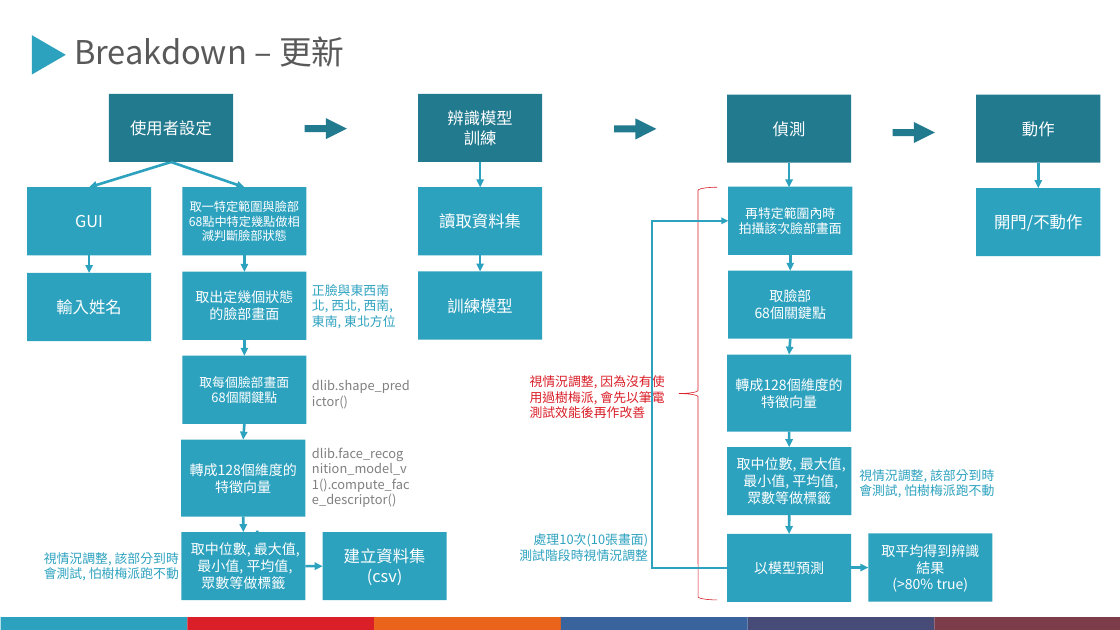
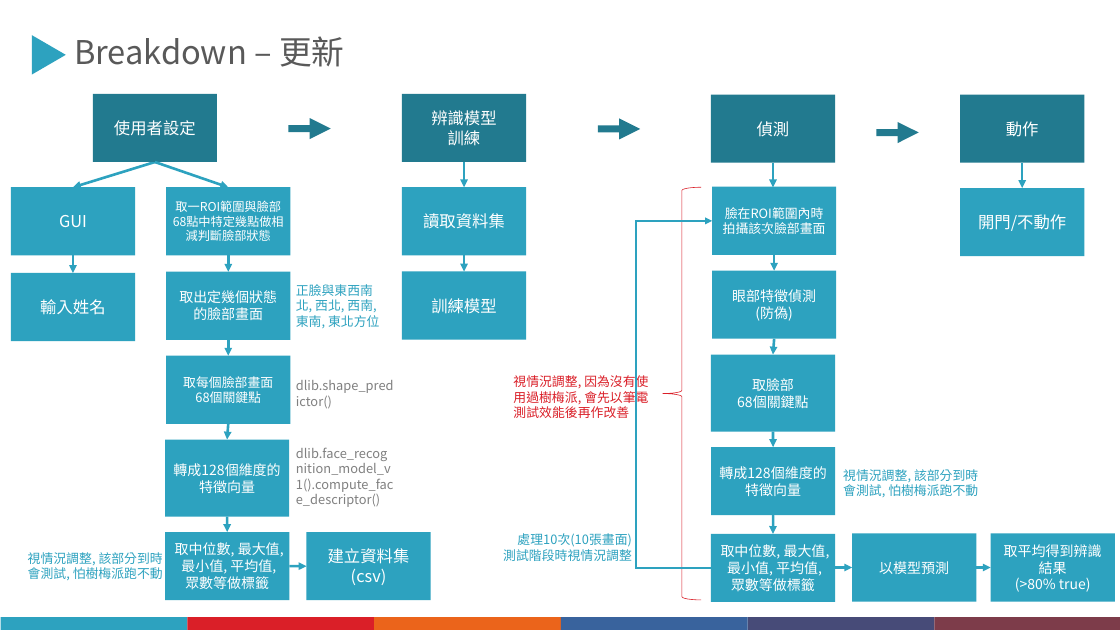
Before and after one commit to JiangXiu01/1091-EmbeddedImageProcessing, a slide deck: slide 6 of 期中報告/1092嵌入式影像_期中報告202105211327.pptx (slide 7 before the commit). Drawn at 1120x630 pixels with LibreOffice and Linux fonts; fonts in the diff are those of the drawing. Boxes give left, top, right and bottom in pixels: in the first picture for what was removed or moved away, otherwise in the second. Text is boxed around its words. In the diff, an @@ line names an element or a change of style, - is before the commit and + after.

```diff
--- a/期中報告/1092嵌入式影像_期中報告202105211327.pptx
+++ b/期中報告/1092嵌入式影像_期中報告202105211327.pptx
@@ 20 arrows, 16 rectangles, 7 texts, 1 left brace, 1 elbow arrow: place and size @@
-20 arrows, 16 rectangles, 7 texts, 1 left brace, 1 elbow arrow at [27, 94, 1101, 600]
+20 arrows, 16 rectangles, 7 texts, 1 left brace, 1 elbow arrow at [11, 94, 1085, 600]
@@ text in rectangle at [175, 200, 281, 212]: text changed @@
-取一特定範圍與臉部68點中特定幾點做相減判斷臉部狀態
+取一ROI範圍與臉部68點中特定幾點做相減判斷臉部狀態
@@ text in rectangle at [725, 207, 824, 219]: text changed @@
-再特定範圍內時
+臉在ROI範圍內時
@@ rectangle added at [712, 271, 837, 339], fill #2DA2BF, 12 pt, text #FFFFFF @@
+眼部特徵偵測
+(防偽)
@@ rectangle "取臉部": place and size @@
-rectangle "取臉部" at [728, 271, 853, 339]
+rectangle "取臉部" at [711, 355, 835, 432]
@@ rectangle "轉成128個維度的特徵向量": place and size @@
-rectangle "轉成128個維度的特徵向量" at [728, 355, 852, 432]
+rectangle "轉成128個維度的特徵向量" at [711, 447, 835, 515]
@@ arrow removed from (257, 531) to (257, 546) @@
@@ rectangle "取中位數, 最大值, 最小值, 平均值, 眾數等做標籤": place and size @@
-rectangle "取中位數, 最大值, 最小值, 平均值, 眾數等做標籤" at [728, 447, 852, 515]
+rectangle "取中位數, 最大值, 最小值, 平均值, 眾數等做標籤" at [711, 534, 835, 602]
@@ rectangle "以模型預測": place and size @@
-rectangle "以模型預測" at [728, 534, 852, 602]
+rectangle "以模型預測" at [852, 534, 976, 602]
@@ rectangle "取平均得到辨識結果": place and size @@
-rectangle "取平均得到辨識結果" at [869, 534, 993, 602]
+rectangle "取平均得到辨識結果" at [991, 534, 1115, 602]
@@ arrow added from (974, 568) to (991, 568), #2DA2BF 2.25 pt @@
```
Also in this commit, not shown: 8 other slides changed, 4 slides added, 3 slides removed.
